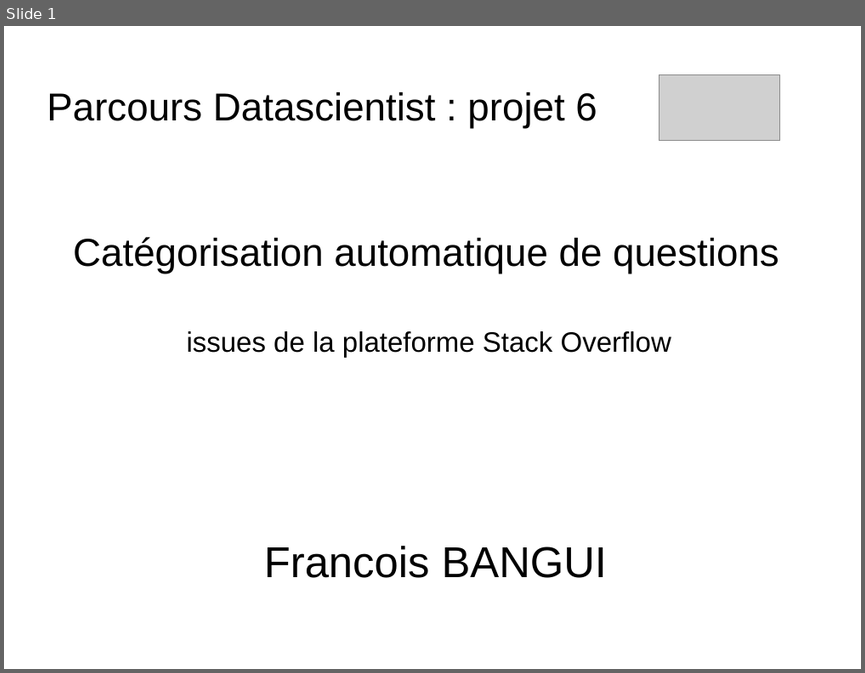
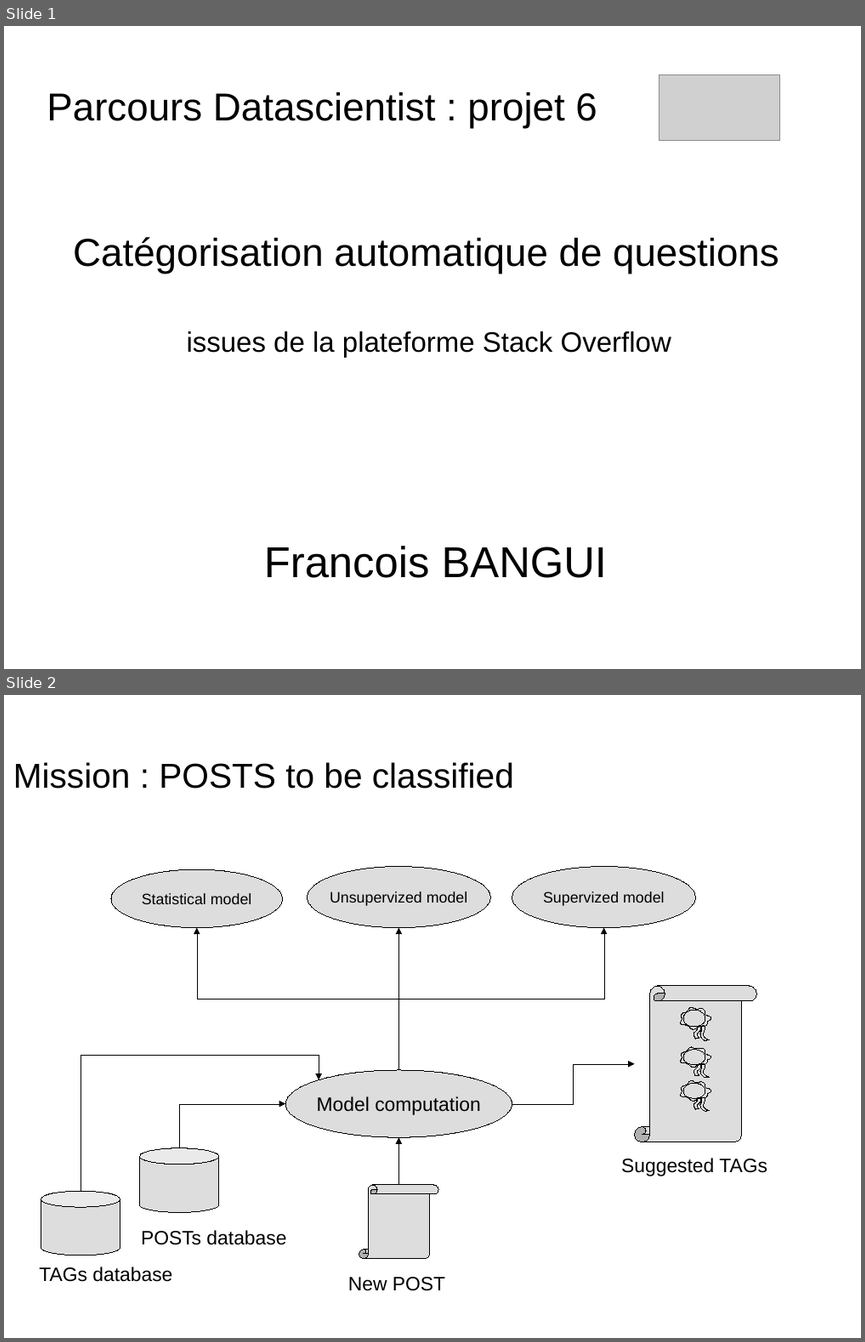
Before and after one commit to dataforcast/OC_Datascientist, a slide deck: P6/report/Openclassrooms_ParcoursDatascientist_P6-V1.odp. Shown one above the other, each under a label of ours: slide 1 before the commit, slides 1 and 2 after it. The pictures are 865x673 and 865x1342 pixels, drawn with LibreOffice and Linux fonts; fonts in the diff are those of the drawing; grey boxes stand for pictures; background and template pictures are left out. Boxes give left, top, right and bottom in pixels: in the first picture for what was removed or moved away, otherwise in the second. Text is boxed around its words. In the diff, an @@ line names an element or a change of style, - is before the commit and + after.

Commit message:
P6 : unsupervized methods : LDA measurement for BOW and TFIDF; presentation update; Stat methods: baseline measurement

```diff
--- a/P6/report/Openclassrooms_ParcoursDatascientist_P6-V1.odp
+++ b/P6/report/Openclassrooms_ParcoursDatascientist_P6-V1.odp
@@ slide 2 added at bbox=[4, 695, 861, 1338], background picture (left out) @@
@@ title added at bbox=[13, 762, 514, 789], 32 pt, text #000000 @@
+Mission : POSTS to be classified
@@ ellipse added at bbox=[111, 869, 282, 927], fill #DDDDDD, outline #000000 0 pt, 14 pt, text #000000 @@
+Statistical model
@@ ellipse added at bbox=[307, 866, 491, 927], fill #DDDDDD, outline #000000 0 pt, 14 pt, text #000000 @@
+Unsupervized model
@@ ellipse added at bbox=[512, 866, 696, 927], fill #DDDDDD, outline #000000 0 pt, 14 pt, text #000000 @@
+Supervized model
@@ elbow arrow added from (399, 1070) to (197, 927), #000000 0 pt @@
@@ elbow arrow added from (399, 1070) to (399, 927), #000000 0 pt @@
@@ elbow arrow added from (399, 1070) to (604, 927), #000000 0 pt @@
@@ elbow arrow added from (80, 1191) to (318, 1080), #000000 0 pt @@
@@ ellipse added at bbox=[285, 1070, 511, 1137], fill #DDDDDD, outline #000000 0 pt, 18 pt, text #000000 @@
+Model computation
@@ elbow arrow added from (512, 1104) to (635, 1064), #000000 0 pt @@
@@ group added at bbox=[635, 986, 756, 1142]: 3 freeform shapes, 1 vertical scroll @@
@@ elbow arrow added from (179, 1148) to (285, 1104), #000000 0 pt @@
@@ cylinder added at bbox=[139, 1148, 218, 1213], fill #DDDDDD, outline #000000 0 pt @@
@@ elbow arrow added from (399, 1185) to (399, 1137), #000000 0 pt @@
@@ text added at bbox=[621, 1157, 767, 1176], 18 pt, text #000000 @@
+Suggested TAGs
@@ cylinder added at bbox=[41, 1191, 120, 1255], fill #DDDDDD, outline #000000 0 pt @@
@@ vertical scroll added at bbox=[359, 1185, 438, 1258], fill #DDDDDD, outline #000000 0 pt @@
@@ text added at bbox=[141, 1230, 286, 1245], 18 pt, text #000000 @@
+POSTs database
@@ text added at bbox=[39, 1266, 172, 1281], 18 pt, text #000000 @@
+TAGs database
@@ text added at bbox=[348, 1276, 445, 1291], 18 pt, text #000000 @@
+New POST
```
Also in this commit, not shown: 5 slides changed, 5 other slides added, 1 slide removed, 6 other files.
